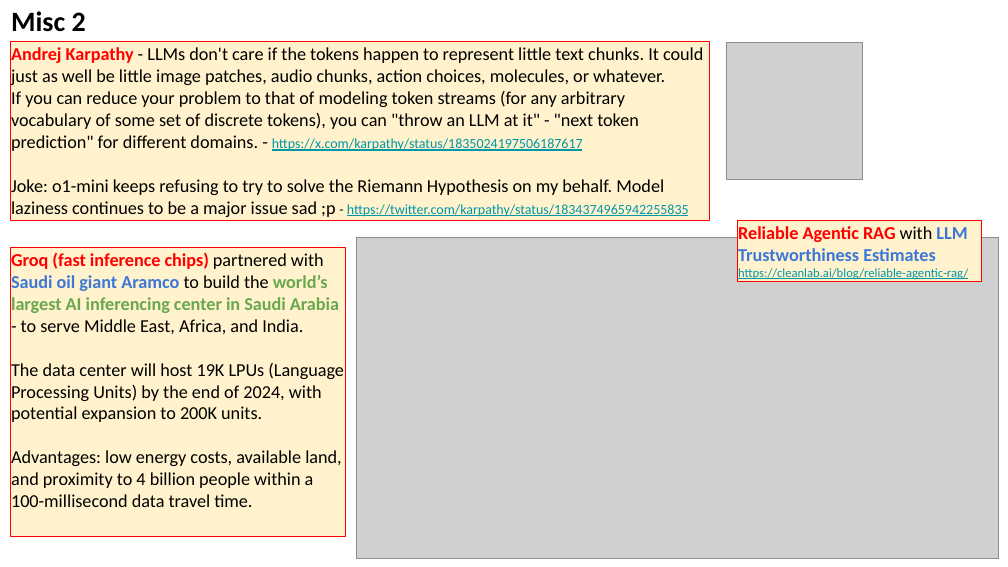
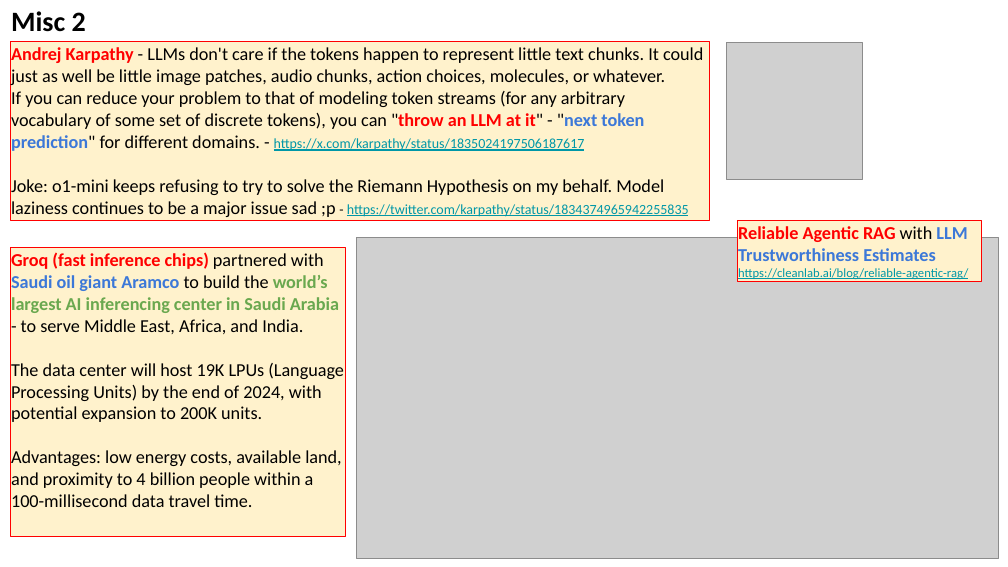
Before and after one commit to lselector/seminar, a slide deck: slide 9 of 2024/2024-09-20-AI-Updates.pptx (slide 7 before the commit). Drawn at 1008x567 pixels with LibreOffice and Linux fonts; fonts in the diff are those of the drawing; grey boxes stand for pictures. Boxes give left, top, right and bottom in pixels: in the first picture for what was removed or moved away, otherwise in the second. Text is boxed around its words. In the diff, an @@ line names an element or a change of style, - is before the commit and + after.

```diff
--- a/2024/2024-09-20-AI-Updates.pptx
+++ b/2024/2024-09-20-AI-Updates.pptx
@@ text in rectangle at [11,91,644,151]: text colour #000000 to #FF0000 in ""throw an LLM at it""; text colour #000000 to #3C78D8 in ""next token prediction""; bold on in ""throw an LLM at it" "next token ..." @@
```
Also in this commit, not shown: 8 other slides changed, 3 slides added.
